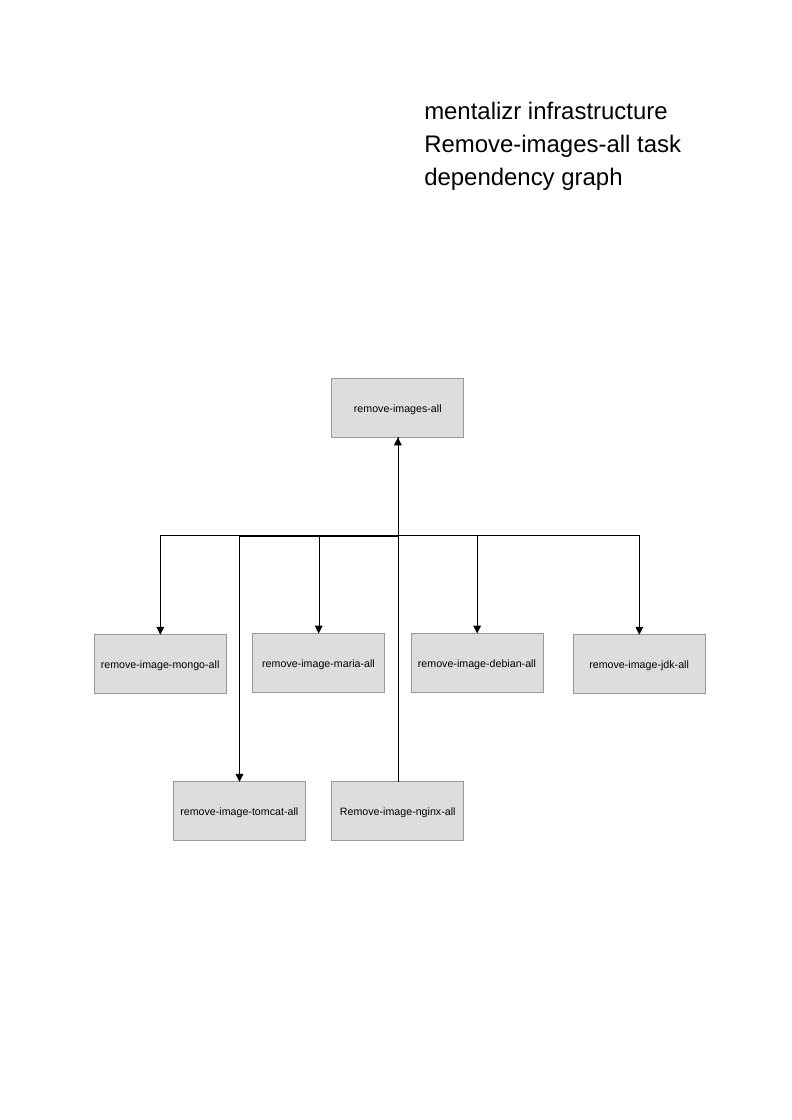
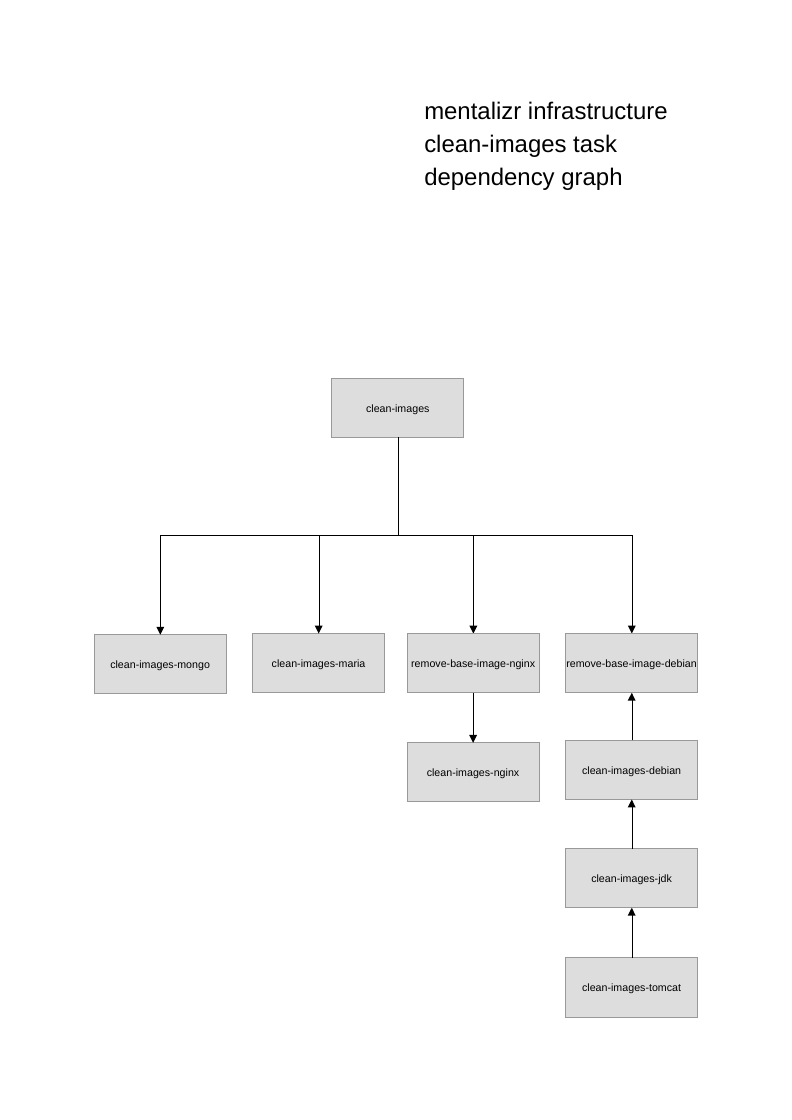
Before and after one commit to mentalizr/m7r-infra-single-host, a slide deck: slide 8 of docu/tasks.odp. Drawn at 792x1120 pixels with LibreOffice and Linux fonts; fonts in the diff are those of the drawing. Boxes give left, top, right and bottom in pixels: in the first picture for what was removed or moved away, otherwise in the second. Text is boxed around its words. In the diff, an @@ line names an element or a change of style, - is before the commit and + after.

Commit message:
rework task clean-images, update documentation

```diff
--- a/docu/tasks.odp
+++ b/docu/tasks.odp
@@ text at (424,134,617,157): text changed @@
-Remove-images-all task
+clean-images task
@@ text in rectangle at (366,404,429,414): text changed @@
-remove-images-all
+clean-images
@@ elbow arrow removed from (397, 438) to (239, 781) @@
@@ elbow arrow moved from (397, 438) - (477, 633) to (397, 438) - (473, 633) @@
@@ elbow arrow moved from (397, 438) - (639, 635) to (397, 438) - (631, 633) @@
@@ elbow arrow removed from (397, 781) to (397, 438) @@
@@ text in rectangle at (272,659,366,669): text changed @@
-remove-image-maria-all
+clean-images-maria
@@ rectangle "remove-base-image-nginx": place and size @@
-rectangle "remove-base-image-nginx" at (411,633,543,692)
+rectangle "remove-base-image-nginx" at (407,633,539,692)
@@ text in rectangle at (411,659,535,669): text changed @@
-remove-image-debian-all
+remove-base-image-nginx
@@ rectangle "remove-base-image-debian": place and size @@
-rectangle "remove-base-image-debian" at (573,635,705,694)
+rectangle "remove-base-image-debian" at (566,633,698,692)
@@ text in rectangle at (566,659,696,669): text changed @@
-remove-image-jdk-all
+remove-base-image-debian
@@ text in rectangle at (110,660,210,670): text changed @@
-remove-image-mongo-all
+clean-images-mongo
@@ elbow arrow added from (473, 692) to (473, 743), #000000 0 pt @@
@@ elbow arrow added from (631, 740) to (631, 692), #000000 0 pt @@
@@ rectangle added at (407,742,539,802), fill #DDDDDD, outline #999999 0 pt, 8 pt, text #000000 @@
+clean-images-nginx
@@ rectangle added at (566,740,698,800), fill #DDDDDD, outline #999999 0 pt, 8 pt, text #000000 @@
+clean-images-debian
@@ rectangle removed at (173,781,305,841) @@
-remove-image-tomcat-all
@@ rectangle removed at (331,781,464,841) @@
-Remove-image-nginx-all
@@ elbow arrow added from (631, 849) to (631, 800), #000000 0 pt @@
@@ rectangle added at (566,849,698,908), fill #DDDDDD, outline #999999 0 pt, 8 pt, text #000000 @@
+clean-images-jdk
@@ elbow arrow added from (631, 958) to (631, 908), #000000 0 pt @@
@@ rectangle added at (566,958,698,1017), fill #DDDDDD, outline #999999 0 pt, 8 pt, text #000000 @@
+clean-images-tomcat
```
Also in this commit, not shown: 12 other files.
